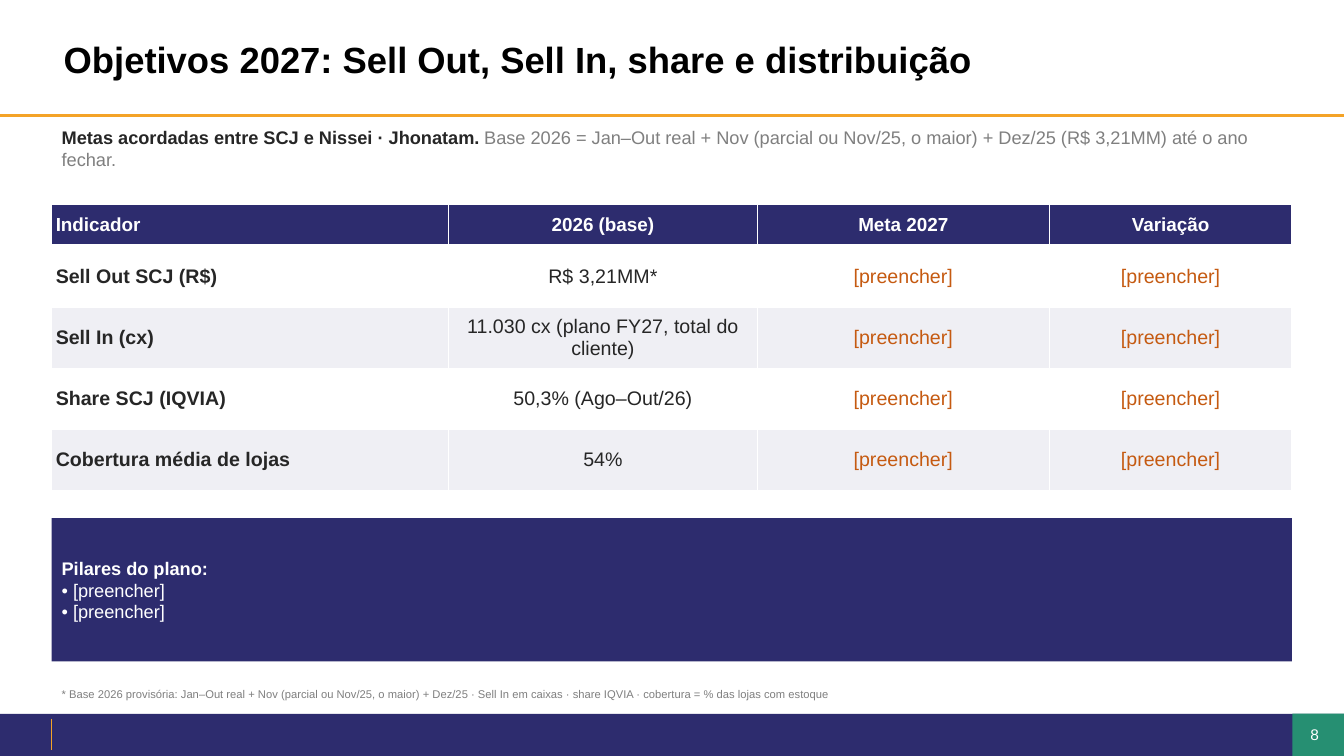
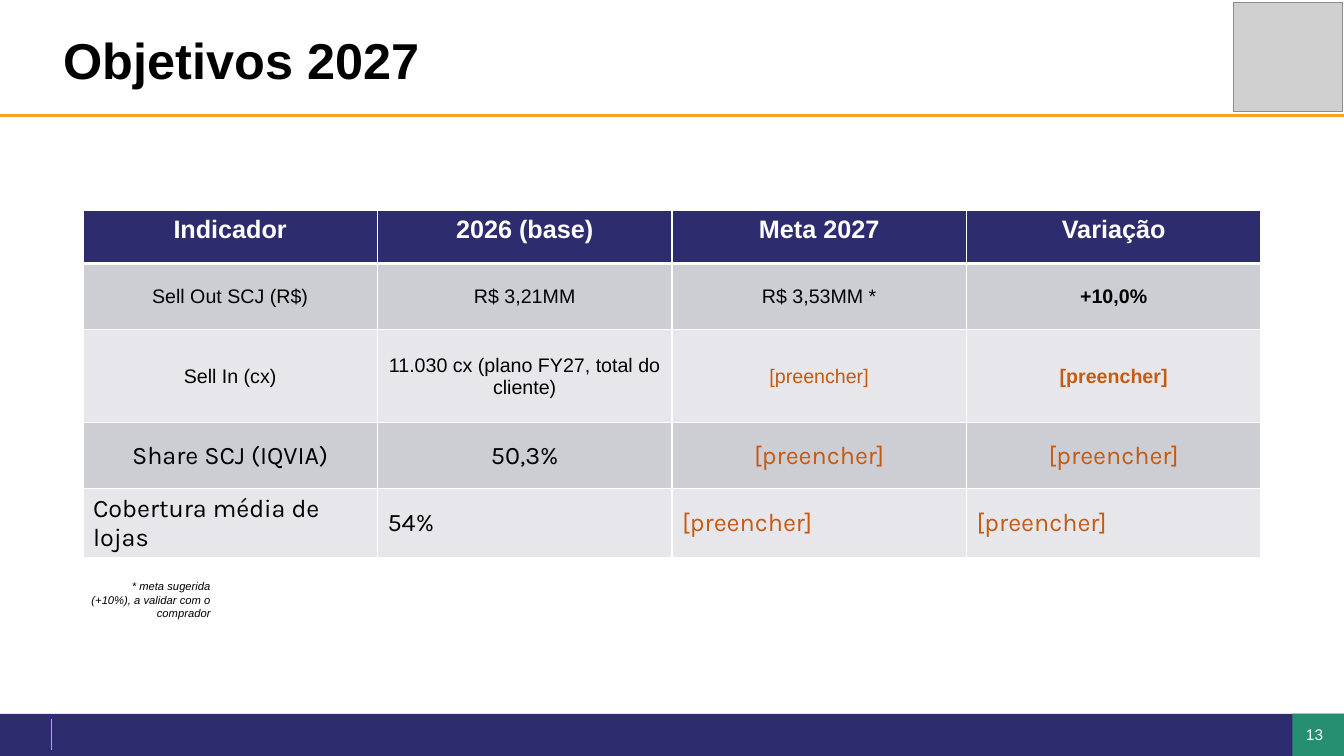
Before and after one commit to giovanoanjos27-del/Dashboard-Farma-sul, a slide deck: slide 13 of jbp/JBP2027_Nissei_Jhonatam.pptx (slide 8 before the commit). Drawn at 1344x756 pixels with LibreOffice and Linux fonts; fonts in the diff are those of the drawing; grey boxes stand for pictures; background and template pictures are left out. Boxes give left, top, right and bottom in pixels: in the first picture for what was removed or moved away, otherwise in the second. Text is boxed around its words. In the diff, an @@ line names an element or a change of style, - is before the commit and + after.

```diff
--- a/jbp/JBP2027_Nissei_Jhonatam.pptx
+++ b/jbp/JBP2027_Nissei_Jhonatam.pptx
@@ rectangle added at (1177,11,1324,104), fill #FFFFFF @@
@@ picture added at (1234,3,1343,112) @@
@@ title at (64,42,419,89): text changed; size 26 to 36 pt @@
-Objetivos 2027: Sell Out, Sell In, share e distribuição
+Objetivos 2027
@@ text removed at (62,130,1247,166) @@
-Metas acordadas entre SCJ e Nissei · Jhonatam. Base 2026 = Jan–Out real + Nov (parcial ou Nov/25, o maior) + Dez/25 (R$ 3,21MM) até o ano fechar.
@@ table at (83,211,1260,558) @@
-row 2: Sell Out SCJ (R$) | R$ 3,21MM* | [preencher] | [preencher]
+row 2: Sell Out SCJ (R$) | R$ 3,21MM | R$ 3,53MM * | +10,0%
-row 4, column 2: 50,3% (Ago–Out/26)
+row 4, column 2: 50,3%
@@ fill #FFFFFF to #CDCDD5 in 8 cells @@
@@ fill #EFEFF4 to #E8E8EB in 8 cells @@
@@ size 13.5 to 18 pt in "Indicador", "2026 (base)", "Meta 2027", "Variação" @@
@@ text colour #262626 to #000000 in "Sell Out SCJ (R$)", "Sell In (cx)", "11.030 cx (plano FY27, total do cliente)", "Share SCJ (IQVIA)" and 2 more places @@
@@ bold off in "Sell Out SCJ (R$)", "Sell In (cx)", "Share SCJ (IQVIA)", "Cobertura média de lojas" @@
@@ bold on in "[preencher]" @@
@@ size 14 to 18 pt, font Arial to Karla in "Share SCJ (IQVIA)", "[preencher]", "[preencher]", "Cobertura média de lojas" and 3 more places @@
@@ alignment left to centre @@
@@ alignment centre to left @@
@@ table: place and size @@
-table at (51,204,1293,490)
+table at (83,211,1260,558)
@@ rectangle removed at (51,518,1292,661) @@
-Pilares do plano:
-• [preencher]
-• [preencher]
@@ text added at (91,582,211,619), 8 pt, text #000000, italic @@
+* meta sugerida (+10%), a validar com o comprador
@@ text removed at (69,690,828,700) @@
-* Base 2026 provisória: Jan–Out real + Nov (parcial ou Nov/25, o maior) + Dez/25 · Sell In em caixas · share IQVIA · cobertura = % das lojas com estoque
@@ page number at (1293,715,1337,755): text changed @@
-8
+13
@@ page number at (1306,729,1323,740): text changed @@
-8
+13
```
Also in this commit, not shown: 4 other slides changed, 11 slides added, 9 slides removed, 7 other files.
